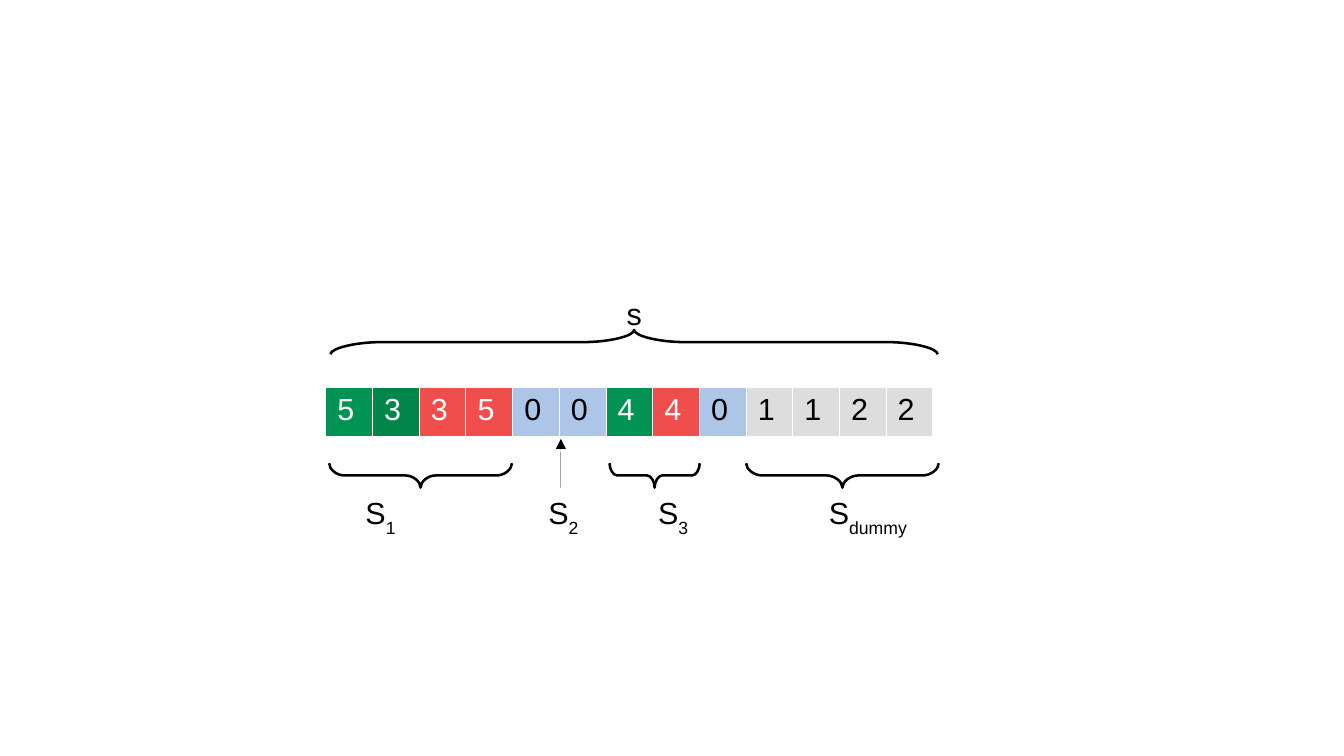
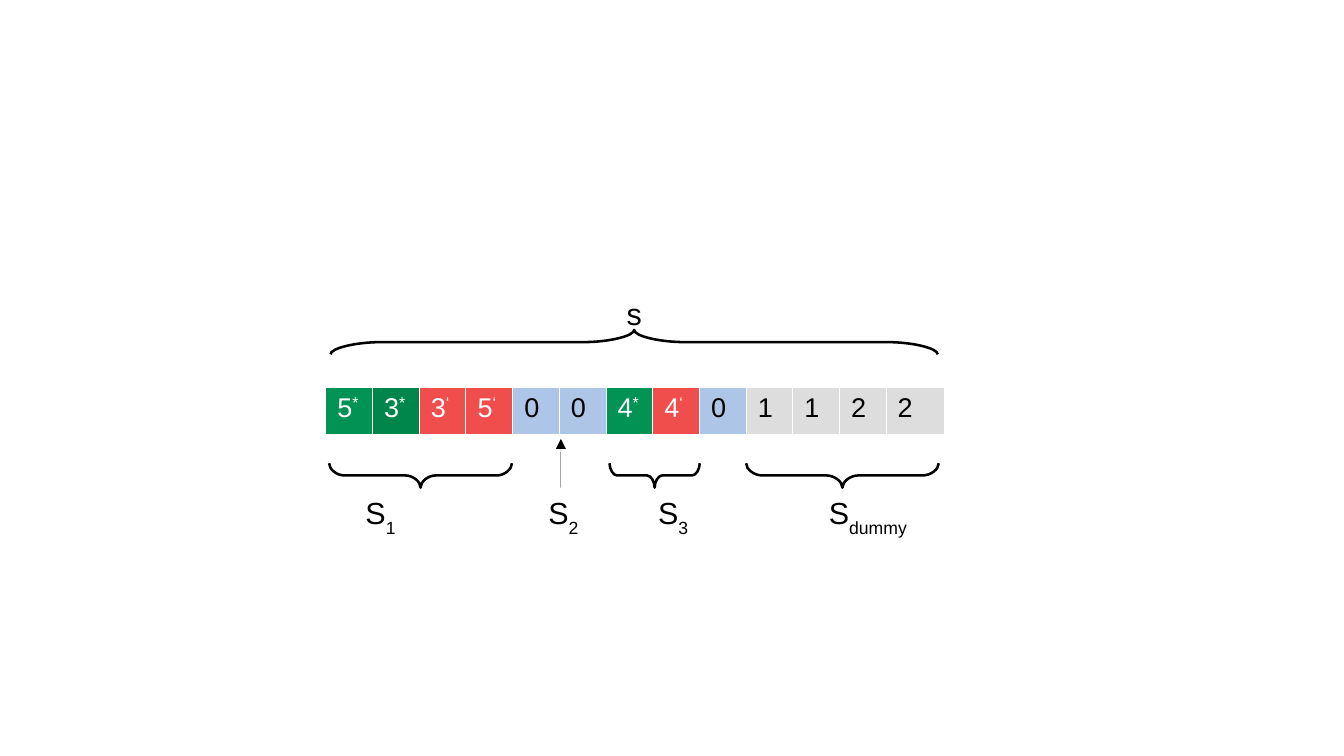
Before and after one commit to prebujo/INF319, a slide deck: slide 6 of presentation/Operators_illustrations.odp. Drawn at 1344x756 pixels with LibreOffice and Linux fonts; fonts in the diff are those of the drawing. Boxes give left, top, right and bottom in pixels: in the first picture for what was removed or moved away, otherwise in the second. Text is boxed around its words. In the diff, an @@ line names an element or a change of style, - is before the commit and + after.

```diff
--- a/presentation/Operators_illustrations.odp
+++ b/presentation/Operators_illustrations.odp
@@ table at [326,388,940,538] @@
-row 1: 5 | 3 | 3 | 5 | 0 | 0 | 4 | 4 | 0 | 1 | 1 | 2 | 2
+row 1: 5* | 3* | 3‘ | 5‘ | 0 | 0 | 4* | 4‘ | 0 | 1 | 1 | 2 | 2
@@ size 18 to 16 pt in "0", "0", "0", "1" and 3 more places @@
@@ table: place and size @@
-table at [326,388,928,434]
+table at [326,388,940,538]
```
Also in this commit, not shown: 1 other slide changed, 9 slides added, 26 other files.
